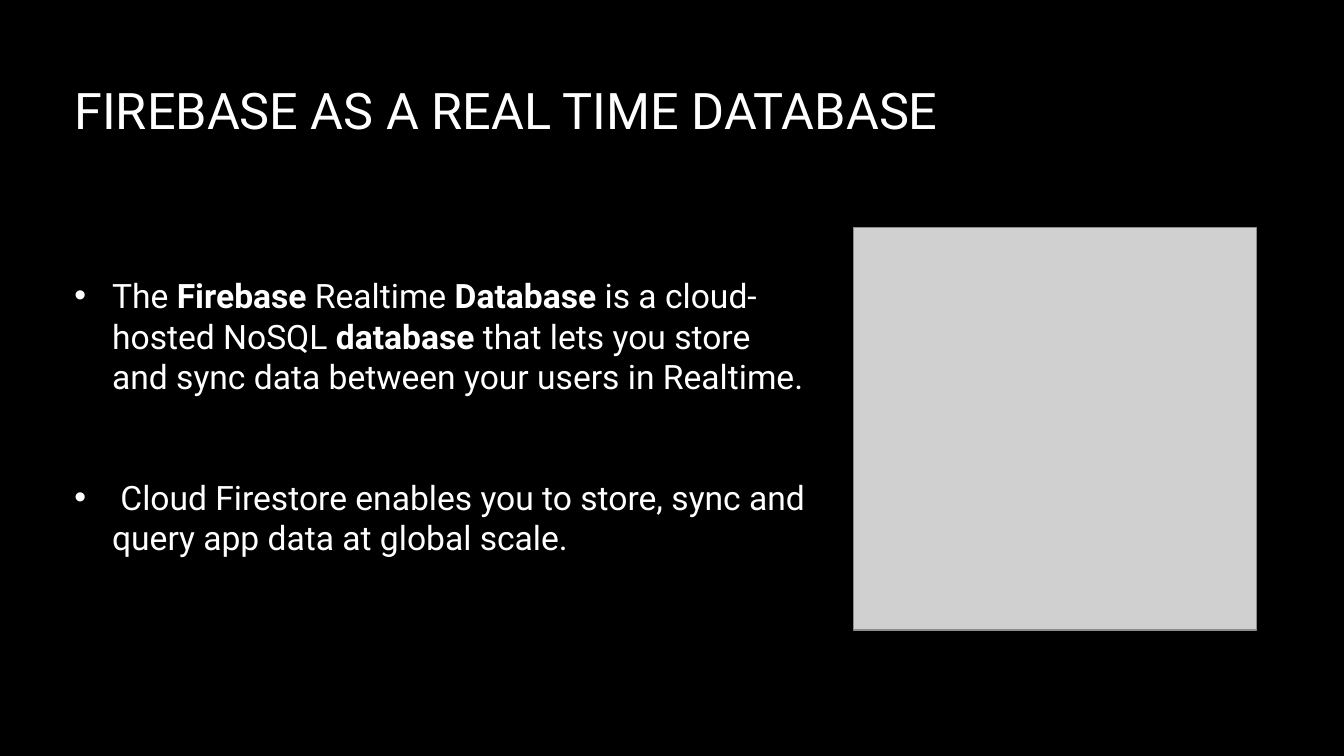
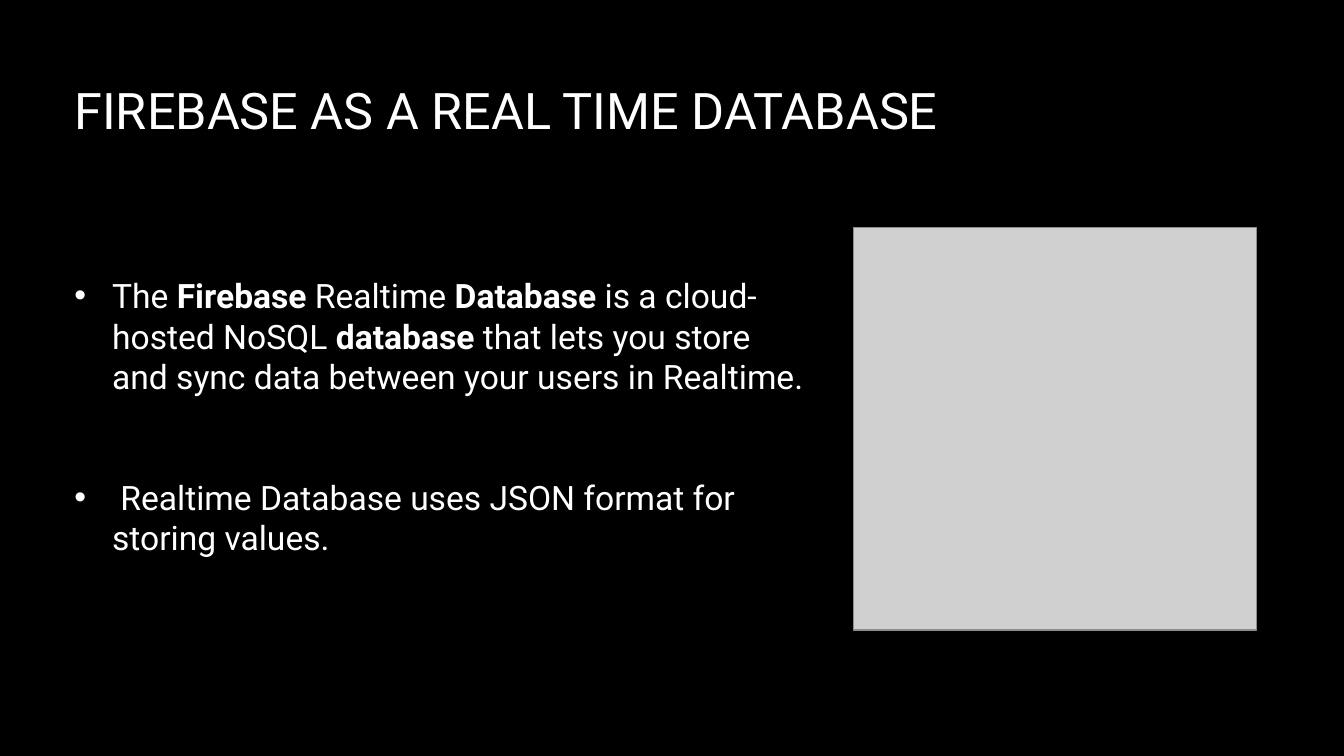
Before and after one commit to Sidm9/QuizzApp, a slide deck: slide 4 of Presentation/Summer Internship Project.pptx. Drawn at 1344x756 pixels with LibreOffice and Linux fonts; fonts in the diff are those of the drawing; grey boxes stand for pictures; background and template pictures are left out. Boxes give left, top, right and bottom in pixels: in the first picture for what was removed or moved away, otherwise in the second. Text is boxed around its words. In the diff, an @@ line names an element or a change of style, - is before the commit and + after.

```diff
--- a/Presentation/Summer Internship Project.pptx
+++ b/Presentation/Summer Internship Project.pptx
@@ text at (112,484,735,557): text changed @@
-• Cloud Firestore enables you to store, sync and query app data at global scale.
+• Realtime Database uses JSON format for storing values.
```
Also in this commit, not shown: 2 other slides changed, 16 other files.
